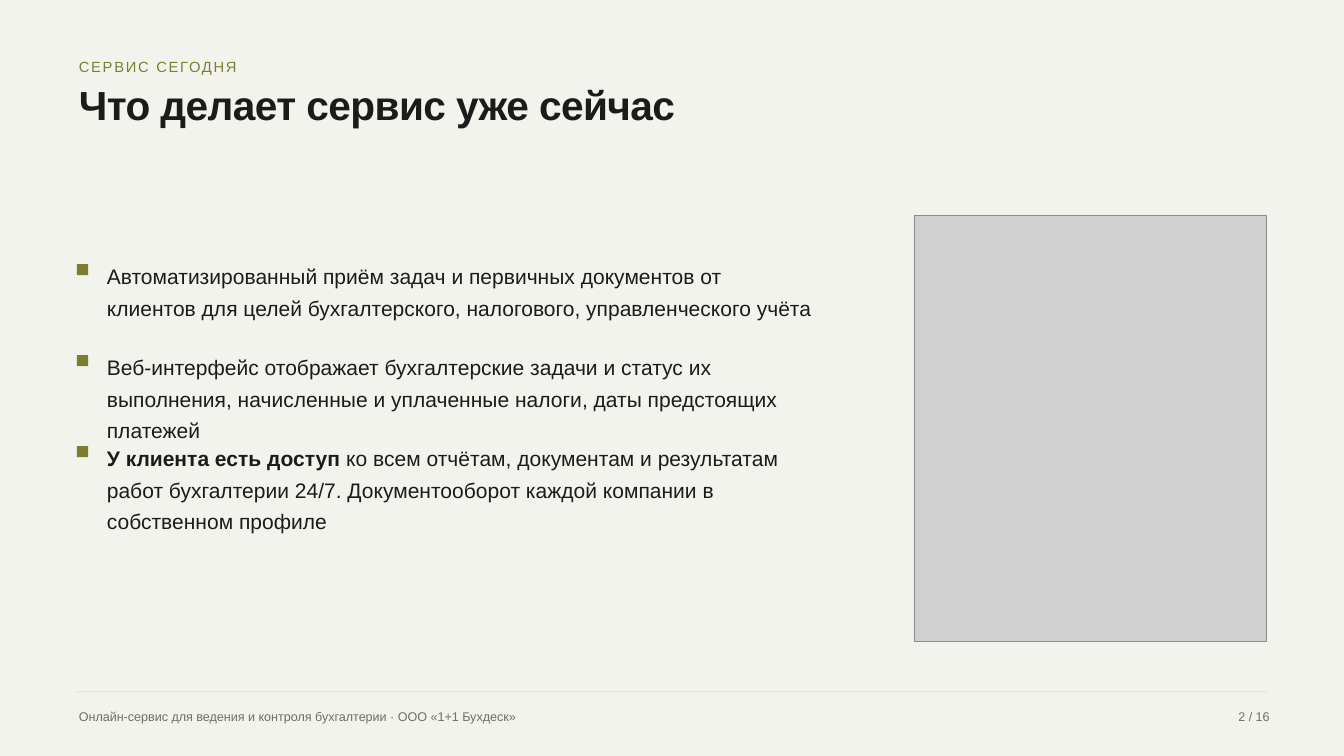
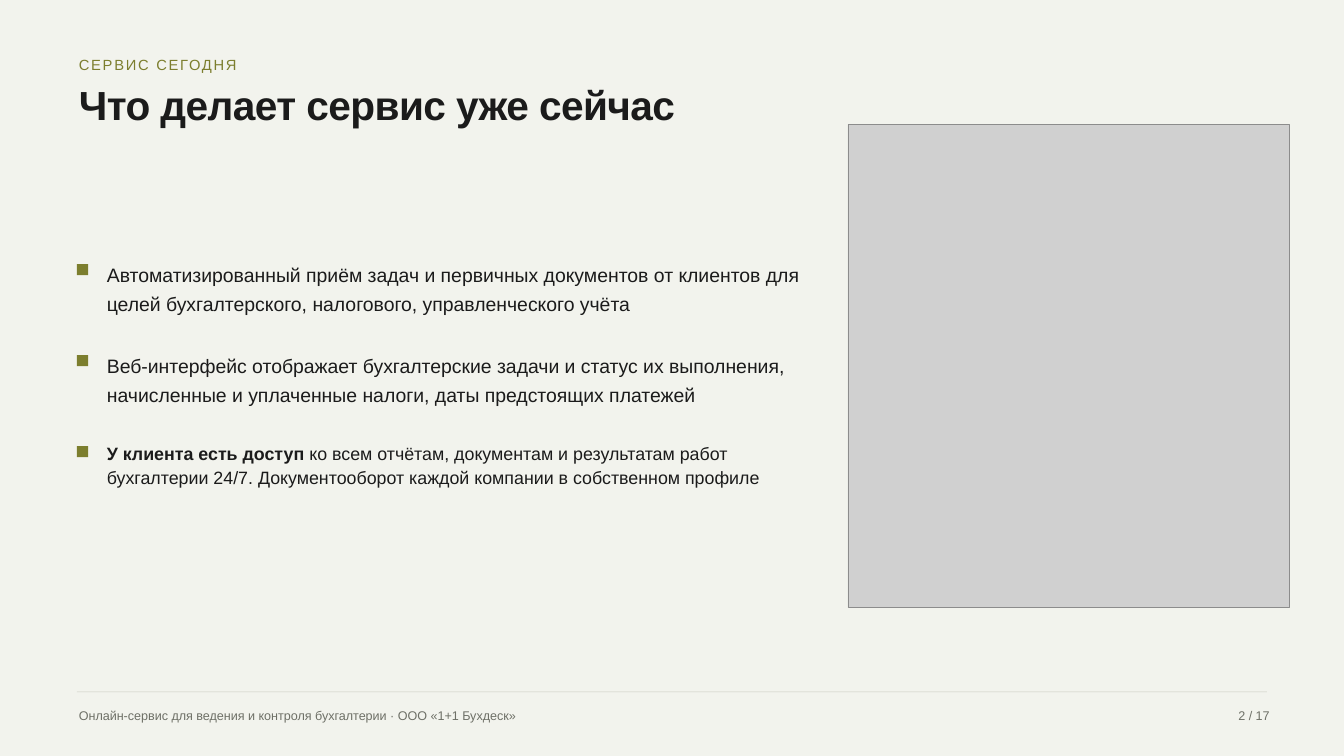
Before and after one commit to fagencymarketing-coder/Content, a slide deck: slide 2 of 05-content/prezentacii/grant-buhdesk/prezentaciya-grant-buhdesk-final.pptx. Drawn at 1344x756 pixels with LibreOffice and Linux fonts; fonts in the diff are those of the drawing; grey boxes stand for pictures. Boxes give left, top, right and bottom in pixels: in the first picture for what was removed or moved away, otherwise in the second. Text is boxed around its words. In the diff, an @@ line names an element or a change of style, - is before the commit and + after.

```diff
--- a/05-content/prezentacii/grant-buhdesk/prezentaciya-grant-buhdesk-final.pptx
+++ b/05-content/prezentacii/grant-buhdesk/prezentaciya-grant-buhdesk-final.pptx
@@ text "СЕРВИС СЕГОДНЯ" at [77,53,1344,77]: line spacing 1.14 to 1.04 @@
@@ picture: place and size @@
-picture at [914,215,1267,642]
+picture at [848,125,1289,608]
@@ text "Автоматизированный приём задач и первичных ..." at [107,267,799,315]: size 22.5 to 20.8 pt @@
@@ text "Веб-интерфейс отображает бухгалтерские задачи и ..." at [107,358,784,406]: size 22.5 to 20.8 pt @@
@@ text "У клиента есть доступ ко ..." at [107,447,759,488]: size 22.5 to 19.1 pt; line spacing 1.27 to 1.17 @@
@@ text at [1238,711,1270,720]: text changed @@
-2 / 16
+2 / 17
```
Also in this commit, not shown: 15 other slides changed, 1 slide added, 1 other file.
